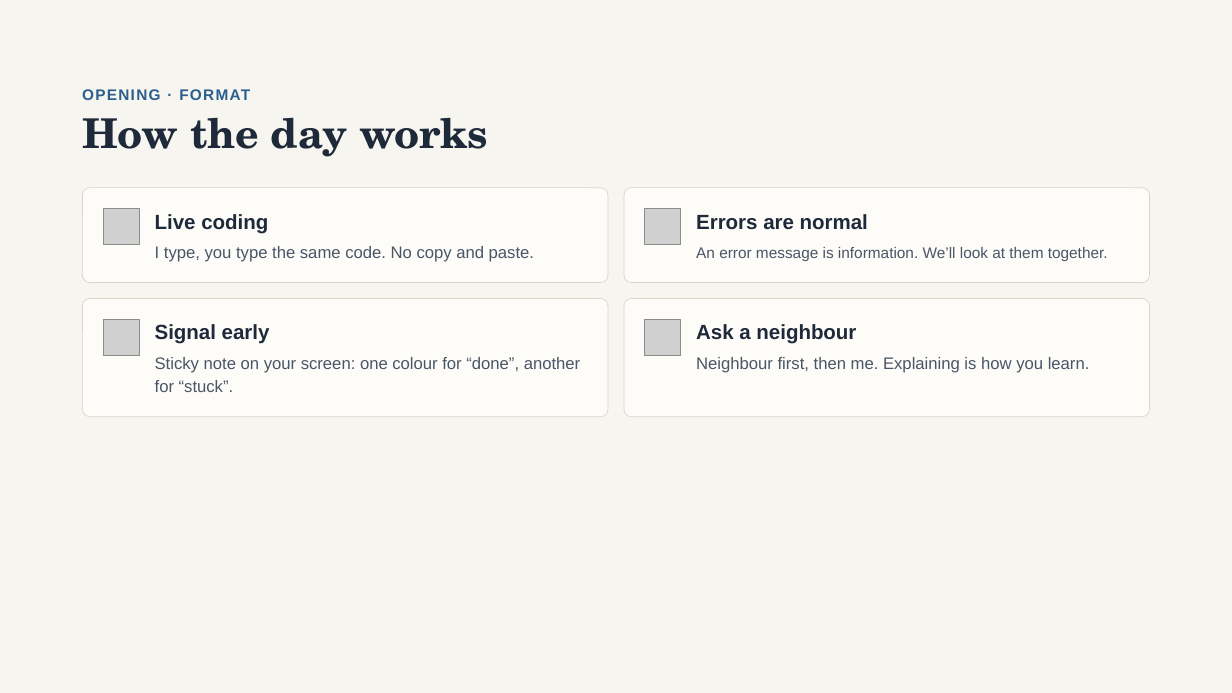
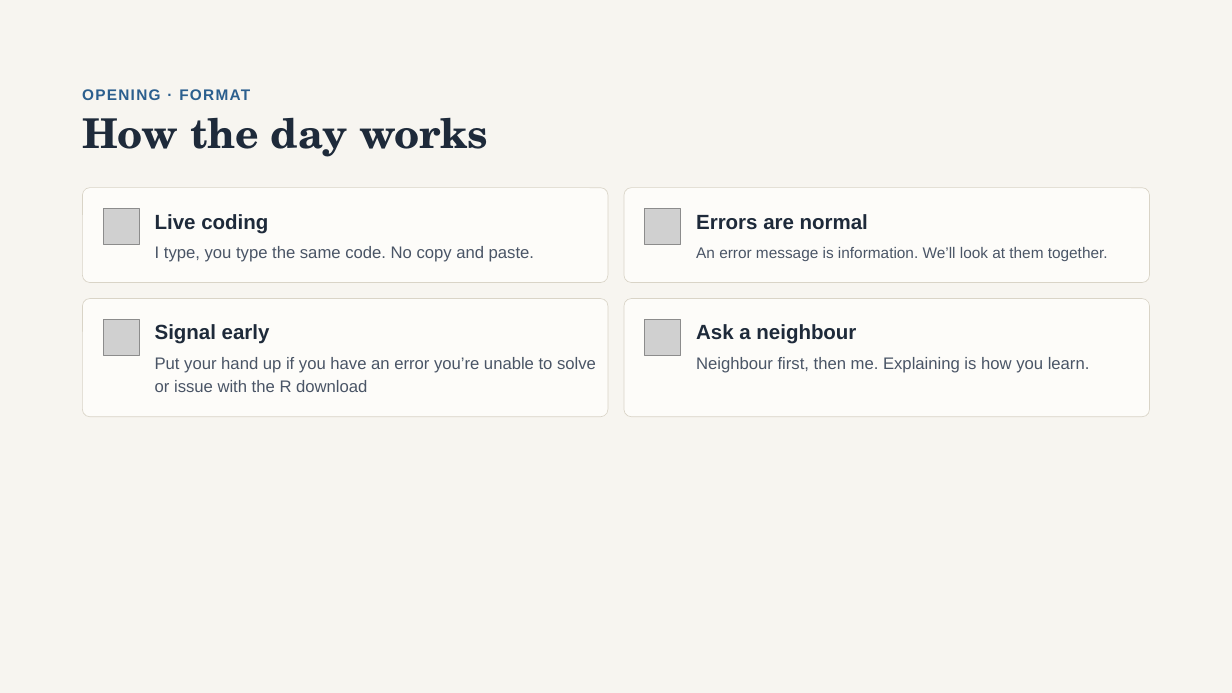
Before and after one commit to kate-chalmers/r-for-international-data, a slide deck: slide 8 of R for Development Data.pptx. Drawn at 1232x693 pixels with LibreOffice and Linux fonts; fonts in the diff are those of the drawing; grey boxes stand for pictures. Boxes give left, top, right and bottom in pixels: in the first picture for what was removed or moved away, otherwise in the second. Text is boxed around its words. In the diff, an @@ line names an element or a change of style, - is before the commit and + after.

```diff
--- a/R for Development Data.pptx
+++ b/R for Development Data.pptx
@@ text at (155, 357, 596, 392): text changed @@
-Sticky note on your screen: one colour for “done”, another for “stuck”.
+Put your hand up if you have an error you’re unable to solve or issue with the R download
```
Also in this commit, not shown: 14 other slides changed, 1 slide removed.
